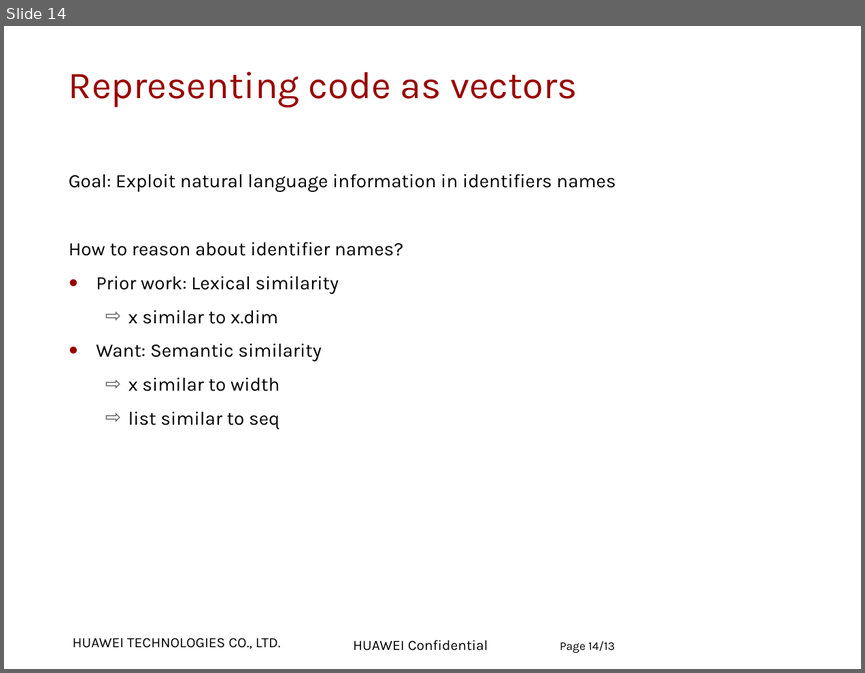
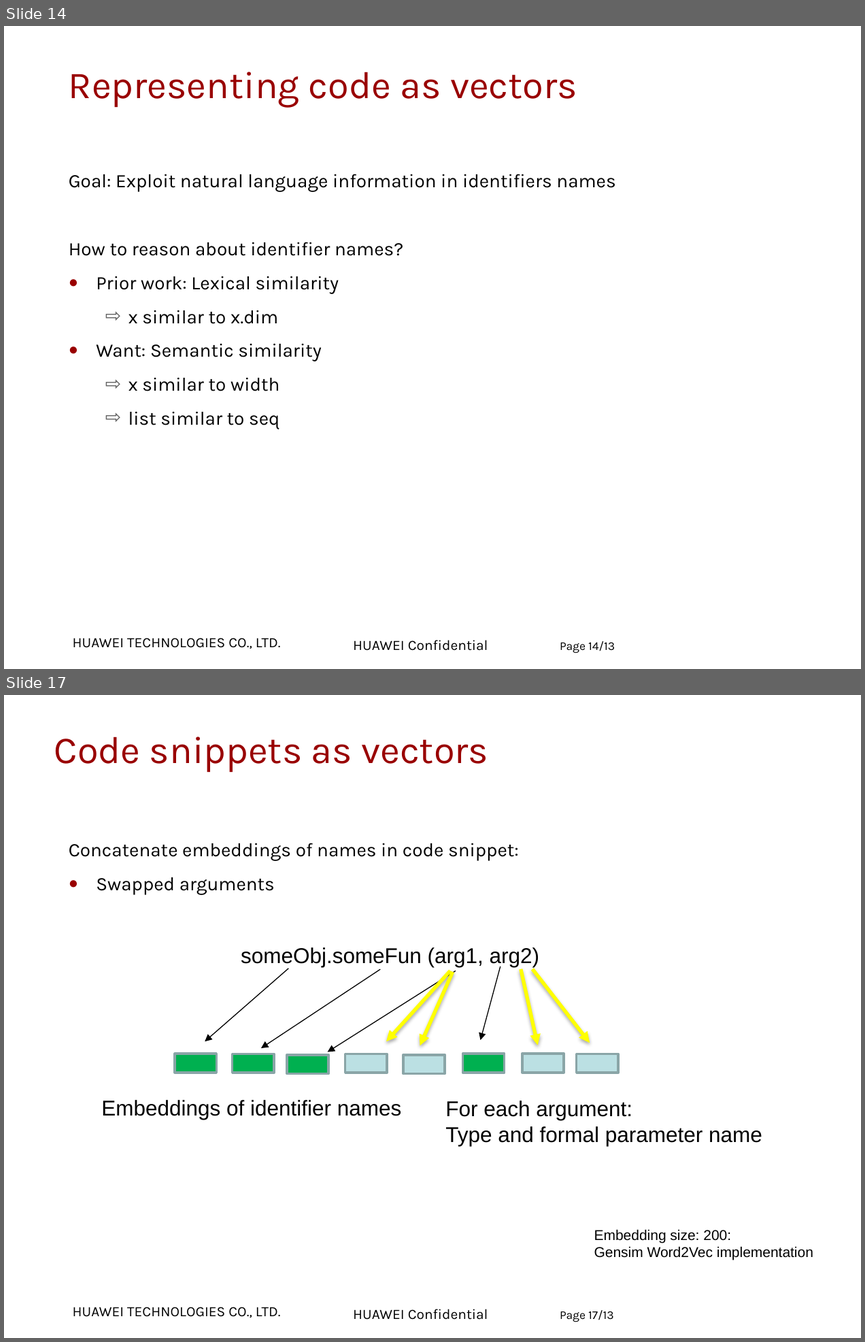
Before and after one commit to zuoqin/DeepBugs, a slide deck: materials/Project Presentation.pptx. Shown one above the other, each under a label of ours: slide 14 before the commit, slides 14 and 17 after it; the slides between them are not shown. The pictures are 865x673 and 865x1342 pixels, drawn with LibreOffice and Linux fonts; fonts in the diff are those of the drawing; background and template pictures are left out. Boxes give left, top, right and bottom in pixels: in the first picture for what was removed or moved away, otherwise in the second. Text is boxed around its words. In the diff, an @@ line names an element or a change of style, - is before the commit and + after.

```diff
--- a/materials/Project Presentation.pptx
+++ b/materials/Project Presentation.pptx
@@ slide 17 added at <box>4,695,861,1338</box>, background #FFFFFF; not listed: 2 template elements that a slide beside it also shows @@
@@ title added at <box>54,736,488,772</box>, 32 pt, text #990000 @@
+Code snippets as vectors
@@ text added at <box>69,843,519,895</box>, 16 pt, text #000000 @@
+Concatenate embeddings of names in code snippet:
+● Swapped arguments
@@ text added at <box>241,947,539,967</box>, 18 pt, text #000000 @@
+someObj.someFun (arg1, arg2)
@@ arrow added from (288, 968) to (205, 1041), #000000 0.75 pt @@
@@ arrow added from (380, 969) to (261, 1048), #000000 0.75 pt @@
@@ arrow added from (456, 971) to (328, 1051), #000000 0.75 pt @@
@@ arrow added from (450, 971) to (386, 1041), #FFFF00 3 pt @@
@@ arrow added from (453, 972) to (419, 1045), #FFFF00 3 pt @@
@@ arrow added from (500, 966) to (481, 1040), #000000 0.75 pt @@
@@ arrow added from (521, 969) to (538, 1045), #FFFF00 3 pt @@
@@ arrow added from (532, 969) to (589, 1043), #FFFF00 3 pt @@
@@ rectangle added at <box>175,1053,216,1072</box>, fill #00B050, outline #8AA6A8 2 pt @@
@@ rectangle added at <box>232,1054,274,1073</box>, fill #00B050, outline #8AA6A8 2 pt @@
@@ rectangle added at <box>287,1055,329,1074</box>, fill #00B050, outline #8AA6A8 2 pt @@
@@ rectangle added at <box>345,1054,387,1073</box>, fill #BBE0E3, outline #8AA6A8 2 pt @@
@@ rectangle added at <box>403,1055,445,1074</box>, fill #BBE0E3, outline #8AA6A8 2 pt @@
@@ rectangle added at <box>462,1053,504,1072</box>, fill #00B050, outline #8AA6A8 2 pt @@
@@ rectangle added at <box>522,1053,564,1072</box>, fill #BBE0E3, outline #8AA6A8 2 pt @@
@@ rectangle added at <box>577,1054,618,1073</box>, fill #BBE0E3, outline #8AA6A8 2 pt @@
@@ text added at <box>101,1100,402,1119</box>, 18 pt, text #000000 @@
+Embeddings of identifier names
@@ text added at <box>445,1100,762,1146</box>, 18 pt, text #000000 @@
+For each argument:
+Type and formal parameter name
@@ text added at <box>594,1229,813,1260</box>, 12 pt, text #000000 @@
+Embedding size: 200:
+Gensim Word2Vec implementation
@@ page number added at <box>560,1310,614,1322</box>, 10 pt, text #000000 @@
+Page 17/13
```
Also in this commit, not shown: 8 slides changed, 2 other slides added, 1 other file.
